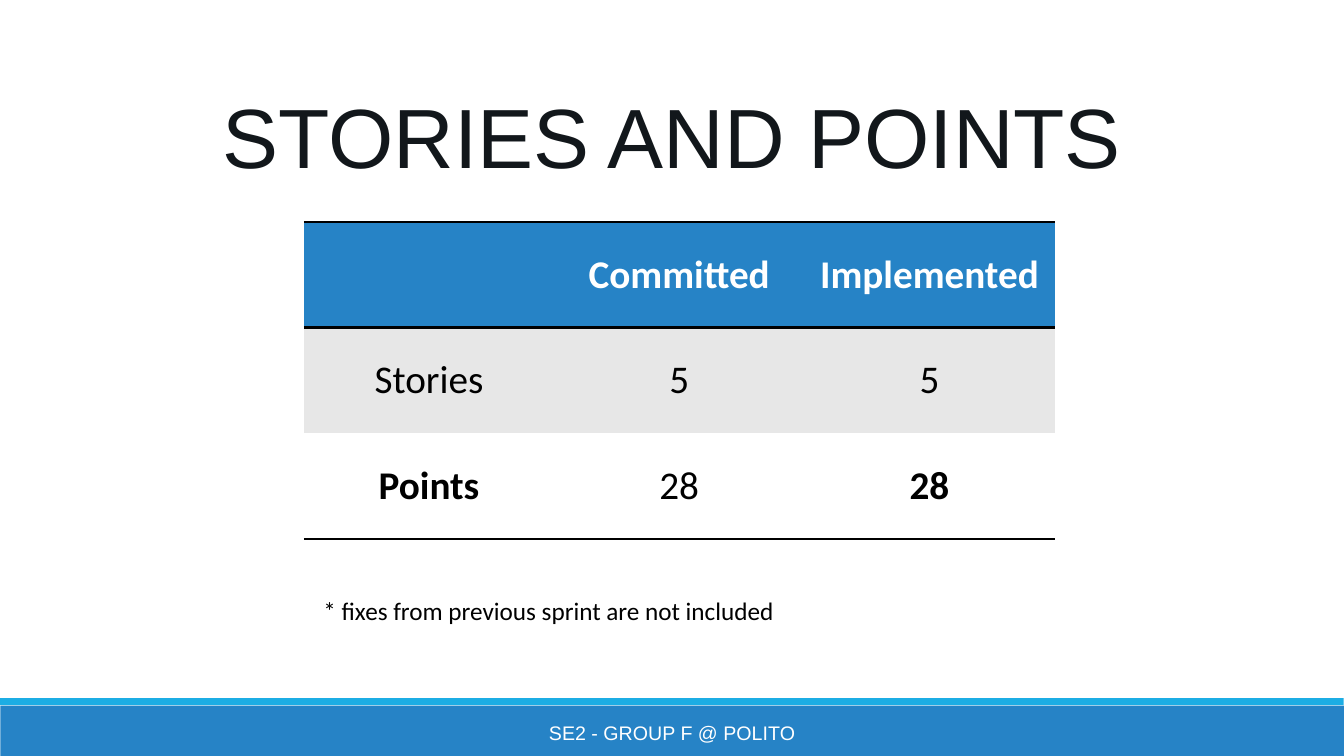
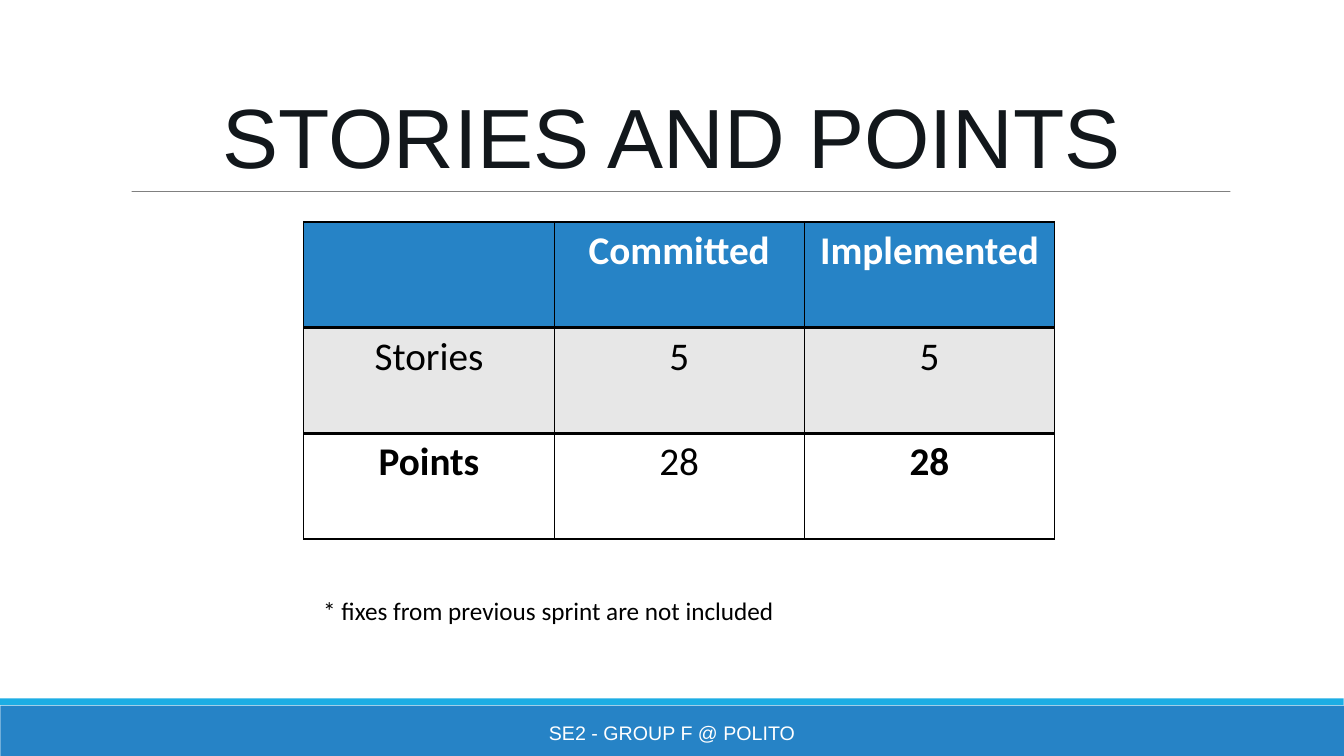
Before and after one commit to eloparco/Electronic-Student-Record-Management-System, a slide deck: slide 2 of resources/sprint_demos/Demo3.pptx. Drawn at 1344x756 pixels with LibreOffice and Linux fonts; fonts in the diff are those of the drawing. Boxes give left, top, right and bottom in pixels: in the first picture for what was removed or moved away, otherwise in the second. Text is boxed around its words. In the diff, an @@ line names an element or a change of style, - is before the commit and + after.

```diff
--- a/resources/sprint_demos/Demo3.pptx
+++ b/resources/sprint_demos/Demo3.pptx
@@ line added from (132, 192) to (1231, 192), #808080 0.51 pt @@
@@ table at box(303, 222, 1054, 538) @@
@@ bold on in "Points", "28" @@
@@ borders changed @@
```
Also in this commit, not shown: 6 other slides changed, 2 other files.
